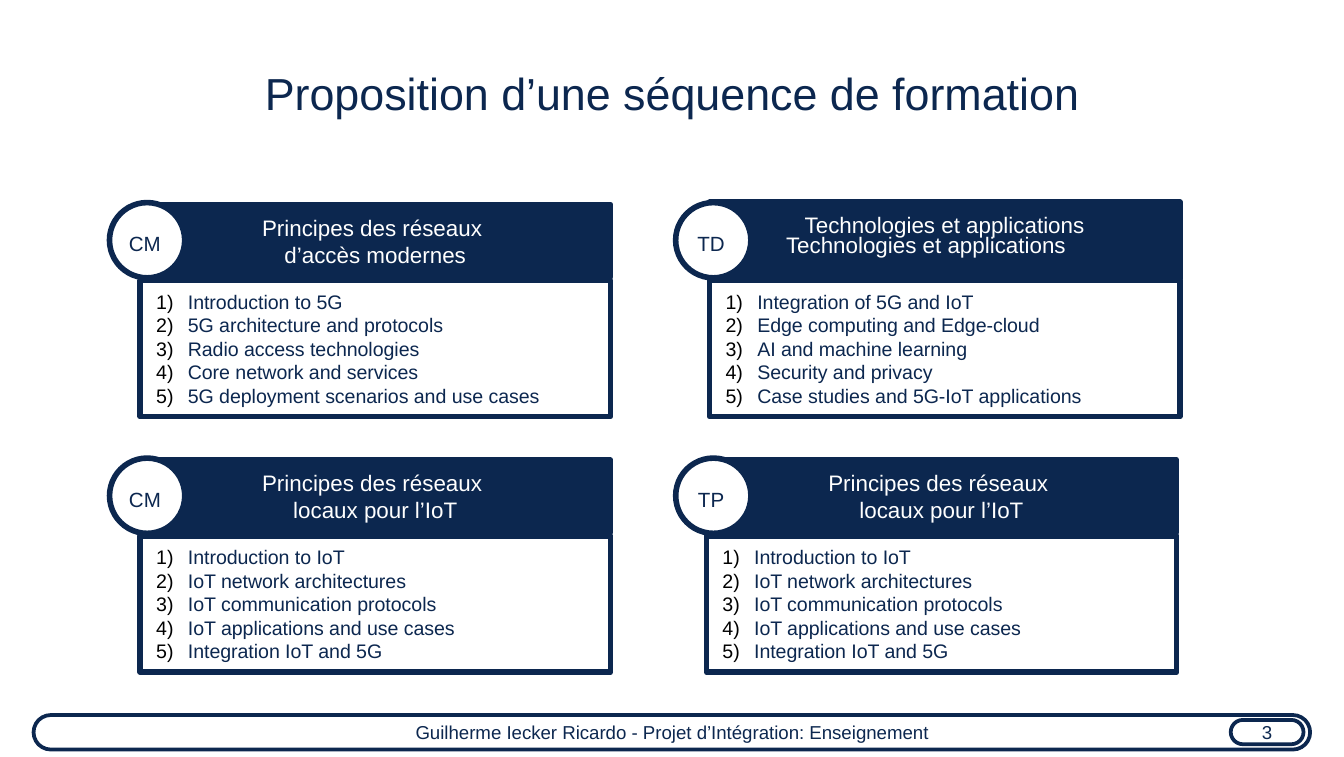
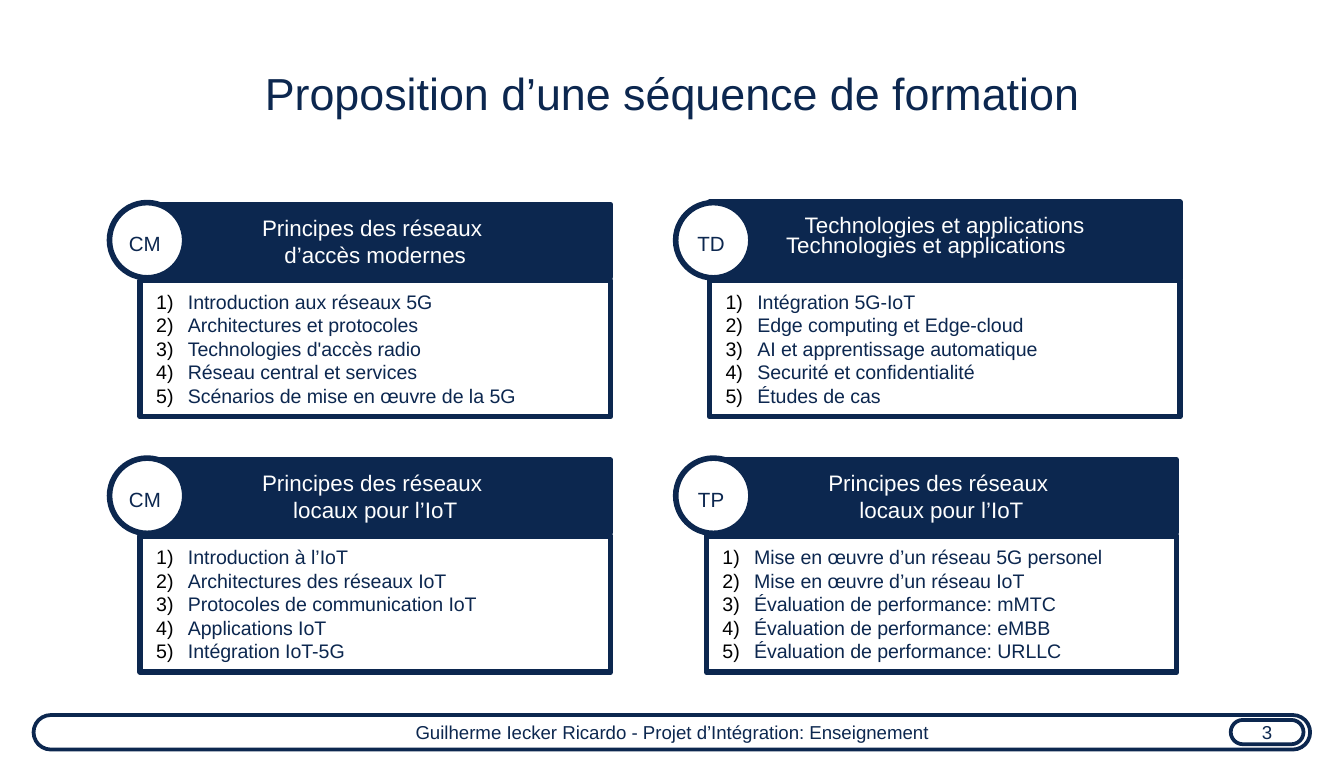
Before and after one commit to guilhermeir/mcf, a slide deck: slide 18 of toulouse_audition.odp. Drawn at 1344x757 pixels with LibreOffice and Linux fonts; fonts in the diff are those of the drawing. Boxes give left, top, right and bottom in pixels: in the first picture for what was removed or moved away, otherwise in the second. Text is boxed around its words. In the diff, an @@ line names an element or a change of style, - is before the commit and + after.

```diff
--- a/toulouse_audition.odp
+++ b/toulouse_audition.odp
@@ text in rectangle at [188, 294, 516, 404]: text changed @@
-1) Introduction to 5G
-2) 5G architecture and protocols
-3) Radio access technologies
-4) Core network and services
-5) 5G deployment scenarios and use cases
+1) Introduction aux réseaux 5G
+2) Architectures et protocoles
+3) Technologies d'accès radio
+4) Réseau central et services
+5) Scénarios de mise en œuvre de la 5G
@@ text in rectangle at [757, 294, 1037, 404]: text changed @@
-1) Integration of 5G and IoT
-2) Edge computing and Edge-cloud
-3) AI and machine learning
-4) Security and privacy
-5) Case studies and 5G-IoT applications
+1) Intégration 5G-IoT
+2) Edge computing et Edge-cloud
+3) AI et apprentissage automatique
+4) Securité et confidentialité
+5) Études de cas
@@ text in rectangle at [188, 549, 477, 662]: text changed @@
-1) Introduction to IoT
-2) IoT network architectures
-3) IoT communication protocols
-4) IoT applications and use cases
-5) Integration IoT and 5G
+1) Introduction à l’IoT
+2) Architectures des réseaux IoT
+3) Protocoles de communication IoT
+4) Applications IoT
+5) Intégration IoT-5G
@@ text in rectangle at [754, 549, 1103, 662]: text changed @@
-1) Introduction to IoT
-2) IoT network architectures
-3) IoT communication protocols
-4) IoT applications and use cases
-5) Integration IoT and 5G
+1) Mise en œuvre d’un réseau 5G personel
+2) Mise en œuvre d’un réseau IoT
+3) Évaluation de performance: mMTC
+4) Évaluation de performance: eMBB
+5) Évaluation de performance: URLLC
```
Also in this commit, not shown: 5 other slides changed, 1 slide added, 1 slide removed, 1 other file.
